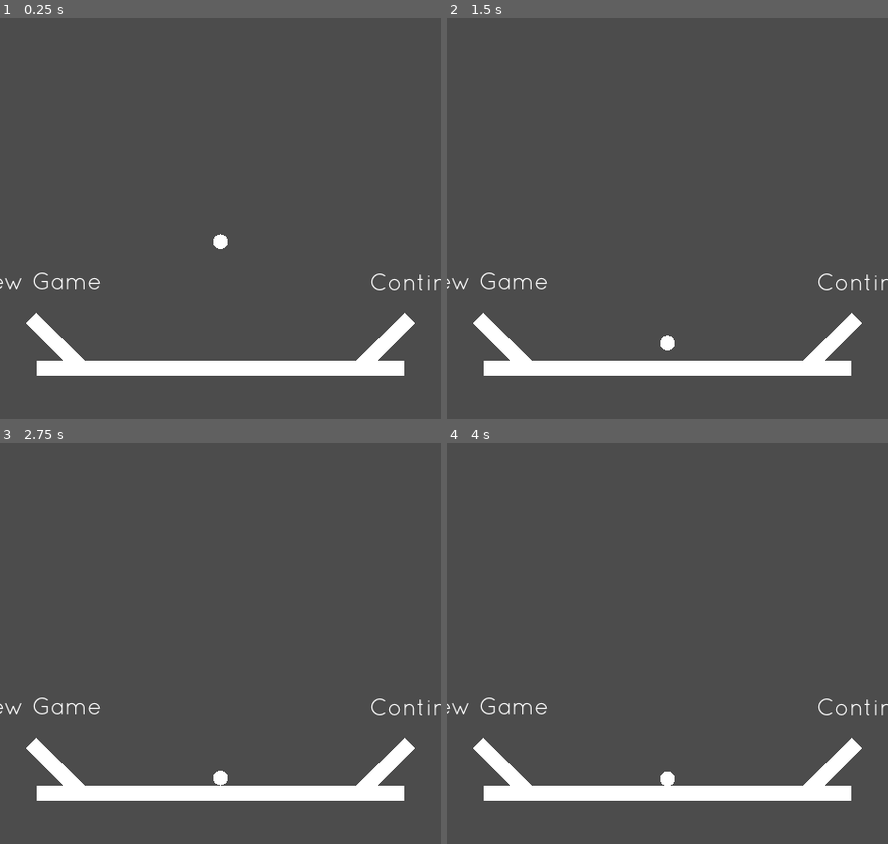
Above: before the commit, frames 1-4 (two rows, left to right).
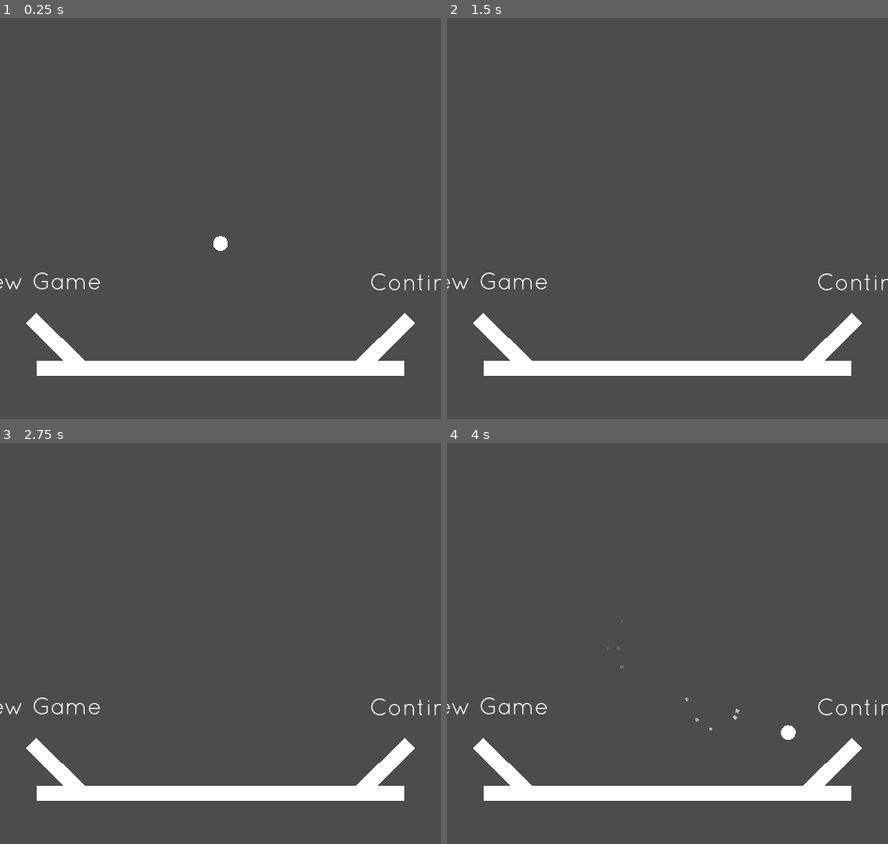
Above: after the commit, the same moments.

Repository: manglemix/Bola
Game: Godot game, scene res://levels/main_menu.tscn
Same seed, same stepped clock (60 frames per second), same inputs: the game is played once before the commit and once after it.
Inputs (mouse positions are in pixels of both pictures, inside the frame that each line leads up to):
- Up to frame 1 (0.25 s): no input
- Up to frame 2 (1.5 s): move the mouse to (764, 182) at 0.52 s; click (764, 182) at 0.6 s; click (764, 182) at 0.77 s; click (764, 182) at 1.07 s; move the mouse to (579, 258) at 1.27 s; click (579, 258) at 1.35 s
- Up to frame 3 (2.75 s): click (132, 683) at 1.52 s; click (132, 683) at 1.82 s; move the mouse to (264, 483) at 2.02 s; click (264, 483) at 2.1 s
- Up to frame 4 (4 s): tap Enter at 2.75 s; move the mouse to (645, 795) at 2.77 s; click (645, 795) at 2.85 s; click (645, 795) at 3.02 s; click (645, 795) at 3.32 s; move the mouse to (799, 759) at 3.52 s; click (799, 759) at 3.6 s; click (799, 759) at 3.77 s

The runs differ from the first frame. In frame 1, less than 0.1% of the frame differs, in the area x 48-52%, y 53-59%; in frame 2, 0.1%; in frame 3, less than 0.1%; in frame 4, 0.2%, in the area x 38-80%, y 50-86%.
Error before the commit: Parse Error: The identifier "AgentController" isn't a valid type (not a script or class), or couldn't be found on base "self". (res://agents/bouncy_ball.gd:30)
Error after the commit: Trying to assign value of type 'Nil' to a variable of type 'Dictionary'. (res://autoloads/replays.gd:50)

Commit message:
changes

Diff:
--- a/agents/agent.tscn
+++ b/agents/agent.tscn
@@ -1,10 +1,6 @@
-[gd_scene load_steps=9 format=2]
+[gd_scene load_steps=8 format=2]
 
 [ext_resource path="res://agents/bouncy_ball.gd" type="Script" id=1]
-
-[sub_resource type="PhysicsMaterial" id=3]
-friction = 0.3
-bounce = 0.7
 
 [sub_resource type="CircleShape2D" id=1]
 
@@ -47,13 +43,7 @@
 	emitting = false
 "
 
-[node name="BouncyBall" type="RigidBody2D"]
-physics_material_override = SubResource( 3 )
-continuous_cd = 2
-contacts_reported = 2
-contact_monitor = true
-can_sleep = false
-linear_damp = 0.2
+[node name="BouncyBall" type="KinematicBody2D"]
 script = ExtResource( 1 )
 
 [node name="CollisionShape2D" type="CollisionShape2D" parent="."]
--- /dev/null
+++ b/agents/agent_controller.gd
@@ -0,0 +1,20 @@
+class_name AgentController
+extends Node2D
+
+
+signal try_jump(to)
+signal end_jump
+signal correct_origin(origin)
+signal correct_velocity(vel)
+
+var linear_velocity := Vector2.ZERO
+var count := 0
+
+
+func _ready():
+	assert(position == Vector2.ZERO)
+
+
+func _physics_process(_delta):
+	count += 1
+	linear_velocity = get_parent().linear_velocity
--- a/agents/bouncy_ball.gd
+++ b/agents/bouncy_ball.gd
@@ -2,6 +2,7 @@
 extends KinematicBody2D
 
 
+const MAX_COLLISIONS := 5
 const MAX_SPEED := 1500.0
 const RESET_SPEED := 10.0
 
@@ -19,7 +20,9 @@
 export var max_floor_angle_degrees := 60.0
 export var bounce_min_velocity := 90.0
 export var controller_path: NodePath
-export var bounce_modifier := 0.8
+export var bounce_modifier := 0.6
+export var drag_modifier := 0.00001
+export var mass := 1.0
 
 var jumping := false
 var jumping_vec: Vector2
@@ -29,6 +32,10 @@
 
 onready var _controller: AgentController = get_node(controller_path)
 onready var gravity: float = ProjectSettings.get_setting("physics/2d/default_gravity")
+
+
+func set_linear_velocity(velocity: Vector2):
+	linear_velocity = velocity
 
 
 func _ready():
@@ -60,6 +67,7 @@
 
 func _physics_process(delta: float):
 	linear_velocity += Vector2.DOWN * gravity * delta
+	linear_velocity -= linear_velocity * linear_velocity * drag_modifier * delta
 
 	if jumping:
 		emit_signal("jumping", jumping_vec.angle())
@@ -77,22 +85,30 @@
 	var collision_count := 0
 	var collision_normal_sum := Vector2.ZERO
 
-	while travel > 0:
+	while travel > 0 and collision_count < MAX_COLLISIONS:
 		var travel_vec := linear_velocity.normalized() * travel
 		var result := move_and_collide(travel_vec, false)
 		if result == null:
 			break
 
-		var bounce_vec := linear_velocity.project(result.normal)
-		linear_velocity += (- bounce_modifier - 1) * bounce_vec
+		collision_count += 1
+		collision_normal_sum += result.normal
 
-		if linear_velocity.length() < RESET_SPEED:
-			linear_velocity = linear_velocity.slide(result.normal)
+		var bounce_vec: Vector2
 
-		travel -= result.travel.length()
+		if result.collider is SuperBouncyBarrier:
+			bounce_vec = linear_velocity.project(result.normal) * (1 + bounce_modifier * SuperBouncyBarrier.BOUNCE_FACTOR)
+		else:
+			bounce_vec = linear_velocity.project(result.normal) * (1 + bounce_modifier)
+			if result.collider is RigidBody2D:
+				if result.collider is RotatableBarrier:
+					bounce_vec *= exp(- result.position.distance_to(result.collider.global_position) / 100)
+
+				result.collider.apply_impulse(result.position - result.collider.global_position, bounce_vec * mass)
+
+		linear_velocity -= bounce_vec
+
 		if not landed:
-			collision_count += 1
-			collision_normal_sum += result.normal
 			if abs((collision_normal_sum / collision_count).angle_to(Vector2.UP)) < deg2rad(max_floor_angle_degrees):
 				current_jumps = 0
 				emit_signal("landed")
@@ -100,6 +116,12 @@
 
 		_on_collision(result.collider)
 		emit_signal("collided_with", result.collider)
+
+		if linear_velocity.length() < RESET_SPEED:
+			linear_velocity = Vector2.ZERO
+			break
+
+		travel -= result.travel.length()
 
 	if collision_count > 0 and not landed:
 		emit_signal("not_landed", abs((collision_normal_sum / collision_count).angle_to(Vector2.UP)))
--- a/agents/player.tscn
+++ b/agents/player.tscn
@@ -6,6 +6,7 @@
 
 [node name="Player" instance=ExtResource( 1 )]
 script = ExtResource( 3 )
+controller_path = NodePath("UserInput")
 
 [node name="UserInput" type="Node2D" parent="." index="2"]
 script = ExtResource( 2 )
@@ -15,6 +16,6 @@
 local_coords = false
 
 [connection signal="correct_origin" from="UserInput" to="." method="set_global_position"]
-[connection signal="correct_vel" from="UserInput" to="." method="set_linear_velocity"]
+[connection signal="correct_velocity" from="UserInput" to="." method="set_linear_velocity"]
 [connection signal="end_jump" from="UserInput" to="." method="cancel_jump"]
 [connection signal="try_jump" from="UserInput" to="." method="jump_to"]
--- a/agents/replayer.gd
+++ b/agents/replayer.gd
@@ -1,37 +1,70 @@
 class_name Replayer
-extends Node
+extends AgentController
 
 
-signal try_jump(origin)
-signal end_jump
-signal correct_origin(origin)
-signal set_velocity(vel)
+signal invalid_move
 
 var jump_times: Array
 var jump_enums: Array
-
-var count := 0
+var collisions: Array
 
 
 func _ready():
 	var jump_log := Replays.logs
 	jump_times = jump_log.keys()
 	jump_enums = jump_log.values()
+	collisions = Replays.collision_logs.duplicate()
 
 
 func _physics_process(_delta):
-	count += 1
-	if count - 1 != jump_times[0]: return
+	if count != jump_times[0]: return
 	jump_times.pop_front()
-	var jump_data = jump_enums.pop_front()
-	if jump_data[0] == Replays.JUMP_START:
-		emit_signal("correct_origin", jump_data[2])
-		emit_signal("set_velocity", jump_data[3])
-		emit_signal("try_jump", jump_data[1])
-	else:
-		assert(jump_data[0] == Replays.JUMP_STOPPED)
-		emit_signal("correct_origin", jump_data[1])
-		emit_signal("set_velocity", jump_data[2])
-		emit_signal("end_jump")
+	var jump_data: Array = jump_enums.pop_front()
+
+	match jump_data[0]:
+		Replays.JUMP_START:
+			if origin_check(jump_data[2]):
+				emit_signal("invalid_move")
+			emit_signal("correct_origin", jump_data[2])
+
+			if velocity_check(jump_data[3]):
+				emit_signal("invalid_move")
+			emit_signal("correct_velocity", jump_data[3])
+
+			emit_signal("try_jump", jump_data[1])
+
+		Replays.JUMP_STOPPED:
+			if origin_check(jump_data[1]):
+				emit_signal("invalid_move")
+			emit_signal("correct_origin", jump_data[1])
+
+			if velocity_check(jump_data[2]):
+				emit_signal("invalid_move")
+			emit_signal("correct_velocity", jump_data[2])
+
+			emit_signal("end_jump")
+
 	if jump_times.empty():
 		set_physics_process(false)
+
+
+func origin_check(new_origin: Vector2):
+	prints("o", new_origin.distance_to(global_position))
+	return new_origin.distance_to(global_position) > 0.1
+
+
+func velocity_check(new_vel: Vector2):
+	prints("v", new_vel.distance_to(linear_velocity))
+	return new_vel.distance_to(linear_velocity) > 0.1
+
+
+func _on_body_entered(body):
+	yield(get_tree(), "physics_frame")
+#	var data: Array = collisions.pop_front()
+#	if origin_check(data[0]):
+#		emit_signal("invalid_move")
+#	emit_signal("correct_origin", data[0])
+#
+#	if velocity_check(data[1]):
+#		emit_signal("invalid_move")
+#	emit_signal("correct_velocity", data[1])
--- a/agents/replayer.tscn
+++ b/agents/replayer.tscn
@@ -6,14 +6,15 @@
 
 [node name="Replayer" instance=ExtResource( 1 )]
 script = ExtResource( 3 )
+controller_path = NodePath("Replayer")
 
-[node name="Replayer" type="Node" parent="." index="2"]
+[node name="Replayer" type="Node2D" parent="." index="2"]
 script = ExtResource( 2 )
 
 [node name="Particles2D" parent="Node" index="0"]
 local_coords = false
 
 [connection signal="correct_origin" from="Replayer" to="." method="set_global_position"]
+[connection signal="correct_velocity" from="Replayer" to="." method="set_linear_velocity"]
 [connection signal="end_jump" from="Replayer" to="." method="cancel_jump"]
-[connection signal="set_velocity" from="Replayer" to="." method="set_linear_velocity"]
 [connection signal="try_jump" from="Replayer" to="." method="jump_to"]
--- a/agents/user_input.gd
+++ b/agents/user_input.gd
@@ -1,39 +1,36 @@
 class_name UserInput
-extends Node2D
+extends AgentController
 
-
-signal try_jump(to)
-signal end_jump
-signal correct_origin(origin)
-signal correct_vel(vel)
 
 export var record_input := false
 
-var count := 0
 
-
-func _ready():
-	assert(position == Vector2.ZERO)
+func _on_body_entered(_node: Node):
+	if not record_input: return
+	yield(get_tree(), "physics_frame")
+	var origin := global_position.snapped(Vector2.ONE * 0.1)
+	var vel: Vector2 = linear_velocity.snapped(Vector2.ONE * 0.1)
+	emit_signal("correct_origin", origin)
+	emit_signal("correct_velocity", vel)
+	Replays.log_collision(origin, vel)
 
 
 func _physics_process(_delta):
 	var origin := global_position.snapped(Vector2.ONE * 0.1)
-	var vel: Vector2 = get_parent().linear_velocity.snapped(Vector2.ONE * 0.1)
+	var vel: Vector2 = linear_velocity.snapped(Vector2.ONE * 0.1)
 
 	if Input.is_action_just_pressed("jump"):
 		emit_signal("correct_origin", origin)
 		var to := get_global_mouse_position().snapped(Vector2.ONE * 0.1)
 
-		emit_signal("correct_vel", vel)
+		emit_signal("correct_velocity", vel)
 		emit_signal("try_jump", to)
 		if record_input:
 			Replays.log_jump_start(count, to, origin, vel)
 
 	elif Input.is_action_just_released("jump"):
 		emit_signal("correct_origin", origin)
-		emit_signal("correct_vel", vel)
+		emit_signal("correct_velocity", vel)
 		emit_signal("end_jump")
 		if record_input:
 			Replays.log_jump_end(count, origin, vel)
-
-	count += 1
--- a/autoloads/replays.gd
+++ b/autoloads/replays.gd
@@ -6,10 +6,11 @@
 
 enum {
 	JUMP_START,
-	JUMP_STOPPED
+	JUMP_STOPPED,
 }
 
 var logs := {}
+var collision_logs := []
 
 
 func _ready():
@@ -39,15 +40,17 @@
 
 func reset():
 	logs.clear()
+	collision_logs.clear()
 
 
 func load_replay(replay_name: String):
 	var file := File.new()
-	file.open(REPLAYS_PATH + replay_name, File.READ)
+	file.open_compressed(REPLAYS_PATH + replay_name, File.READ, File.COMPRESSION_GZIP)
 	file.get_16()
 	var data: Dictionary = file.get_var()
 	file.close()
 	logs = data["jumps"]
+	collision_logs = data["collisions"]
 	GameState.current_seed = data["seed"]
 	GameState.tmp_seed = true
 	get_tree().change_scene("res://levels/replay.tscn")
@@ -61,7 +64,7 @@
 		idx += 1
 		file_path = REPLAYS_PATH + "replay" + str(idx) + ".log"
 
-	file.open(file_path, File.WRITE)
+	file.open_compressed(file_path, File.WRITE, File.COMPRESSION_GZIP)
 	file.store_16(REPLAY_VERSION)
 	file.store_var(get_replay_dict())
 	file.close()
@@ -71,7 +74,8 @@
 	return {
 		"save_version": GameState.SAVE_SYSTEM_VERSION,
 		"seed": GameState.current_seed,
-		"jumps": logs
+		"jumps": logs,
+		"collisions": collision_logs
 	}
 
 
@@ -81,3 +85,7 @@
 
 func log_jump_end(frames: int, origin: Vector2, velocity: Vector2):
 	logs[frames] = [JUMP_STOPPED, origin, velocity]
+
+
+func log_collision(origin: Vector2, velocity: Vector2):
+	collision_logs.append([origin, velocity])
--- a/barriers/breakable_barrier.gd
+++ b/barriers/breakable_barrier.gd
@@ -11,6 +11,7 @@
 
 
 func _ready():
+	set_physics_process(false)
 	mass = DENSITY * dimensions.x * dimensions.y
 	modulate.g = 0.5
 	modulate.b = 0.5
@@ -22,7 +23,7 @@
 	contact_monitor = true
 	contacts_reported = 1
 	collision_mask = 1
-	mode = MODE_KINEMATIC
+	mode = MODE_STATIC
 	var shape_node := CollisionShape2D.new()
 	var shape := RectangleShape2D.new()
 	shape.extents = dimensions / 2
@@ -30,17 +31,16 @@
 	add_child(shape_node)
 
 
-func _integrate_forces(state):
-	for i in state.get_contact_count():
-		var impulse_vec: Vector2 = state.get_contact_collider_object(i).mass * state.get_contact_collider_velocity_at_position(i)
-		if impulse_vec.length() / mass > MIN_WAKE_UP_ACCEL:
-			emit_signal("broken")
-			contact_monitor = false
-			var rel_vec: Vector2 = state.get_contact_collider_position(i) - global_position
-			set_deferred("mode", MODE_RIGID)
-			yield(get_tree(), "idle_frame")
-			call_deferred("apply_impulse", rel_vec, impulse_vec)
+func apply_impulse(offset: Vector2, impulse: Vector2):
+	if impulse.length() / mass > MIN_WAKE_UP_ACCEL:
+		emit_signal("broken")
+		contact_monitor = false
+		mode = MODE_RIGID
+		set_physics_process(true)
+		yield(get_tree(), "idle_frame")
+		.apply_impulse(offset, impulse)
 
-	if sleeping: return
+
+func _physics_process(_delta):
 	if global_position.y > 500:
 		queue_free()
--- a/barriers/random_barrier_grid.gd
+++ b/barriers/random_barrier_grid.gd
@@ -68,13 +68,13 @@
 			barrier.free()
 			continue
 
-		if GameState.loading_from_disk and i in GameState.idx_to_skip:
-			barrier.free()
-			continue
+#		if GameState.loading_from_disk and i in GameState.idx_to_skip:
+#			barrier.free()
+#			continue
 
 		i += 1
-		if barrier is RotatableBarrier:
-			GameState.add_rotatable(barrier, i)
+#		if barrier is RotatableBarrier:
+#			GameState.add_rotatable(barrier, i)
 
 		barrier_points.append([origin, extents])
 		var barrier_transform: Transform2D = Barrier.calculate_dimensions(
@@ -85,7 +85,7 @@
 		barrier.dimensions = Vector2(barrier_length, barrier_thickness)
 		barrier.transform = barrier_transform
 
-		if barrier is Barrier:
+		if barrier is Barrier and not barrier is SuperBouncyBarrier:
 			barrier.make_mesh = false
 			barrier_transform.x *= barrier_length / barrier_thickness
 			barrier_transforms.append(barrier_transform)
--- a/barriers/super_bouncy_barrier.gd
+++ b/barriers/super_bouncy_barrier.gd
@@ -1,41 +1,10 @@
 class_name SuperBouncyBarrier
-extends RigidBody2D
+extends Barrier
 
 
 const BOUNCE_FACTOR := 5.0
-
-export var dimensions := Vector2.ONE * 20
-
-
-func calculate_dimensions(from: Vector2, to: Vector2, thickness:=10.0):
-	transform.origin = from.linear_interpolate(to, 0.5)
-	var rel_vec := to - from
-	rotation = rel_vec.angle()
-	var length := rel_vec.length()
-	dimensions = Vector2(length, thickness)
 
 
 func _ready():
 	modulate.b = 0.5
 	modulate.r = 0.5
-	var mesh_node := MeshInstance2D.new()
-	mesh_node.mesh = QuadMesh.new()
-	mesh_node.mesh.size = dimensions
-	add_child(mesh_node)
-	collision_layer = 0
-	contact_monitor = true
-	contacts_reported = 1
-	collision_mask = 1
-	mode = MODE_KINEMATIC
-	var shape_node := CollisionShape2D.new()
-	var shape := RectangleShape2D.new()
-	shape.extents = dimensions / 2
-	shape_node.shape = shape
-	add_child(shape_node)
-
-
-func _integrate_forces(state):
-	for i in state.get_contact_count():
-		var node = state.get_contact_collider_object(i)
-		yield(get_tree(), "idle_frame")
-		node.linear_velocity *= BOUNCE_FACTOR
--- a/levels/main.tscn
+++ b/levels/main.tscn
@@ -37,9 +37,13 @@
 
 
 func _ready():
-	connect(\"fell_out\", GameState, \"lost\")
 	yield(get_tree(), \"idle_frame\")
 	_on_jumping(null)		# if we loaded from disk, we shld update the icons
+
+
+func _physics_process(_delta):
+	if global_position.y > 500:
+		GameState.lost()
 
 
 func _on_landed():
--- a/levels/main_menu.tscn
+++ b/levels/main_menu.tscn
@@ -9,6 +9,8 @@
 
 
 func _ready():
+	Replays.load_replay(\"replay11.log\")
+	return
 	if not GameState.save_exists():
 		get_node(\"Continue\").queue_free()
 
@@ -35,6 +37,23 @@
 func continue_game(body):
 	GameState.try_load_save()
 	new_game(body)
+"
+
+[sub_resource type="GDScript" id=9]
+script/source = "extends Player
+
+
+const NEW_GAME_NAME := \"NewGame\"
+
+
+func _physics_process(_delta):
+	if global_position.y > 500:
+		get_tree().change_scene(\"res://levels/main_menu.tscn\")
+
+
+func _on_collision(node: PhysicsBody2D):
+	if node.name == NEW_GAME_NAME:
+		get_parent().new_game(null)
 "
 
 [sub_resource type="RectangleShape2D" id=1]
@@ -99,6 +118,8 @@
 
 [node name="Player" parent="." instance=ExtResource( 3 )]
 position = Vector2( 0, -200 )
+script = SubResource( 9 )
+controller_path = NodePath("")
 
 [node name="Camera2D" type="Camera2D" parent="."]
 position = Vector2( 0, -200 )
--- a/levels/replay.tscn
+++ b/levels/replay.tscn
@@ -28,10 +28,10 @@
 [sub_resource type="GDScript" id=4]
 script/source = "extends Player
 
-
-func _ready():
-	yield(self, \"fell_out\")
-	get_tree().change_scene(get_tree().current_scene.filename)
+#
+#func _ready():
+#	yield(self, \"fell_out\")
+#	get_tree().change_scene(get_tree().current_scene.filename)
 "
 
 [sub_resource type="GDScript" id=3]
--- a/project.godot
+++ b/project.godot
@@ -9,12 +9,17 @@
 config_version=4
 
 _global_script_classes=[ {
+"base": "Node2D",
+"class": "AgentController",
+"language": "GDScript",
+"path": "res://agents/agent_controller.gd"
+}, {
 "base": "StaticBody2D",
 "class": "Barrier",
 "language": "GDScript",
 "path": "res://barriers/barrier.gd"
 }, {
-"base": "RigidBody2D",
+"base": "KinematicBody2D",
 "class": "BouncyBall",
 "language": "GDScript",
 "path": "res://agents/bouncy_ball.gd"
@@ -39,7 +44,7 @@
 "language": "GDScript",
 "path": "res://barriers/random_barrier_grid.gd"
 }, {
-"base": "Node",
+"base": "AgentController",
 "class": "Replayer",
 "language": "GDScript",
 "path": "res://agents/replayer.gd"
@@ -49,17 +54,18 @@
 "language": "GDScript",
 "path": "res://barriers/rotatable_barrier.gd"
 }, {
-"base": "RigidBody2D",
+"base": "Barrier",
 "class": "SuperBouncyBarrier",
 "language": "GDScript",
 "path": "res://barriers/super_bouncy_barrier.gd"
 }, {
-"base": "Node2D",
+"base": "AgentController",
 "class": "UserInput",
 "language": "GDScript",
 "path": "res://agents/user_input.gd"
 } ]
 _global_script_class_icons={
+"AgentController": "",
 "Barrier": "",
 "BouncyBall": "",
 "BreakableBarrier": "",
Not shown: 1 places in levels/main_menu.tscn that only renumber resources
